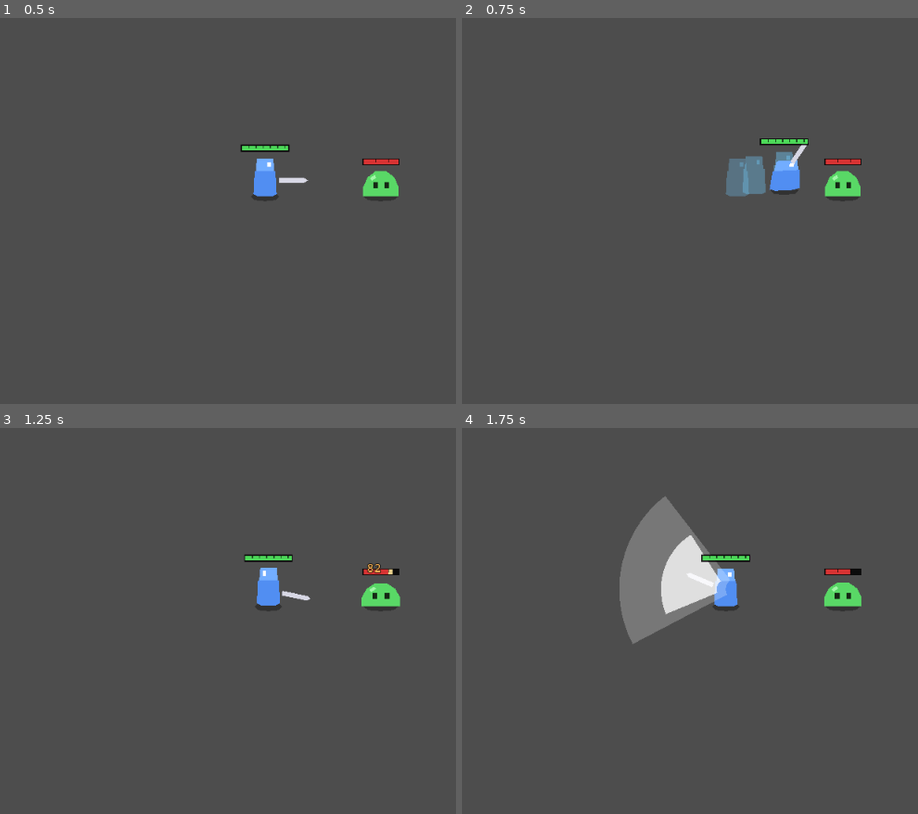
Above: before the commit, frames 1-4 (two rows, left to right).
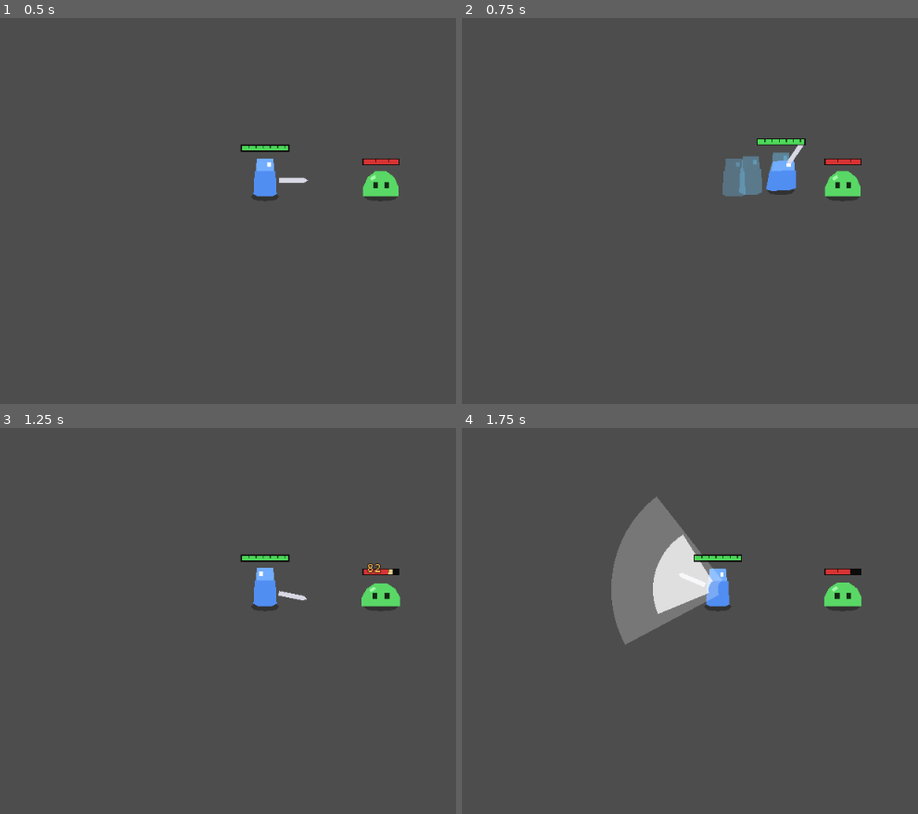
Above: after the commit, the same moments.

Repository: RyanAndrewsJR/uhgame
Game: Godot game, scene res://scenes/tests/audio_test.tscn
The game is run twice, just before and just after one commit, with the same random seed, the same clock (stepped at 60 frames per second) and the same inputs. This scene is started directly instead of the project's main scene.
Inputs (mouse positions are in pixels of both pictures, inside the frame that each line leads up to):
- Up to frame 1 (0.5 s): no input
- Up to frame 2 (0.75 s): tap Enter at 0.5 s; move the mouse to (890, 176) at 0.52 s; hold D (move_right) from 0.53 s (still down); tap E (ability_e) at 0.6 s
- Up to frame 3 (1.25 s): keep holding D (move_right)
- Up to frame 4 (1.75 s): move the mouse to (580, 628) at 1.27 s; release D (move_right) at 1.28 s; hold S (move_down) from 1.28 s (still down); tap Q (ability_q) at 1.35 s

Frame 1 is identical in both runs. In frame 2, 0.7% of the frame differs, in the area x 57-77%, y 31-47%; in frame 3, 0.3%; in frame 4, 2.4%, in the area x 32-64%, y 17-57%.

Commit message:
Combat cleanup; removed unused modules

Diff:
--- a/game/data/units/knight.tres
+++ b/game/data/units/knight.tres
@@ -10,4 +10,6 @@
 resource_regen = 6.0
 attack_damage = 64.0
 base_attack_speed = 0.7
-move_speed = 560.0
+crit_chance = 0.25
+life_steal = 0.01
+move_speed = 375.0
--- a/game/scripts/combat/hit_context.gd
+++ b/game/scripts/combat/hit_context.gd
@@ -59,8 +59,9 @@
 ## (COMBAT C9). Blocked hits apply none.
 var statuses: Array[StatusEffect] = []
 var feel: Feel = Feel.NONE
-## Makes the damage number stand out. Kept from take_damage(highlight)
-## until abilities build their own contexts.
+## Set by take_damage(highlight), empowered hits and projectiles. Since C6
+## damage numbers don't read it (size and color come from the hit); kept
+## for tests and later UI.
 var highlight: bool = false
 ## The swing's or ability's own hit sound (AUDIO.md); CombatSounds plays it
 ## once per swing or cast. null = HitFeel's sound for the hit's tier.
--- a/game/scripts/ui/damage_number.gd
+++ b/game/scripts/ui/damage_number.gd
@@ -13,8 +13,6 @@
 var color: Color = Color.WHITE
 ## 0 = worked out from the amount and kind.
 var font_size: int = 0
-## Kept from before C6: the old path (Unit._spawn_damage_number) sets these.
-var big: bool = false
 
 var _age: float = 0.0
 
@@ -78,6 +76,4 @@
 			return style.dot_font_size
 		Kind.CRIT:
 			return style.get_font_size(amount) + style.crit_size_bonus
-	if big:
-		return 13   # the old ability highlight (pre-C6 path)
 	return style.get_font_size(amount)
--- a/game/scripts/units/unit.gd
+++ b/game/scripts/units/unit.gd
@@ -156,7 +156,7 @@
 
 # --- Damage -------------------------------------------------------------------
 
-## `highlight` makes the damage number stand out (abilities, empowered hits).
+## `highlight` is copied to the HitContext (numbers don't read it since C6).
 ## A thin wrapper over the hit pipeline (COMBAT.md): `amount` is already
 ## scaled, so it enters at mitigation as PHYSICAL damage that can't crit.
 ## New code builds a HitContext and calls HitPipeline.resolve() instead.
@@ -420,23 +420,6 @@
 	parent.add_child(n)
 
 
-## The pre-C6 number (kept, unused since C6; delete after Ryan confirms C6).
-func _spawn_damage_number(amount: float, highlight: bool = false) -> void:
-	var n := Label.new()
-	n.set_script(DamageNumber)
-	var col := Color(1, 1, 1)
-	if team == Team.PLAYER:
-		col = Color(1, 0.35, 0.3)
-	elif highlight:
-		col = Color(1, 0.65, 0.2)
-	n.set("color", col)
-	n.set("big", highlight)
-	n.text = str(roundi(amount))
-	var parent := get_parent() as Node2D
-	n.position = parent.to_local(get_center() + Vector2(randf_range(-6, 6), -get_gameplay_radius_px() * 0.8))
-	parent.add_child(n)
-
-
 # --- Death --------------------------------------------------------------------
 
 func _on_died() -> void:
Not shown, changed: CLAUDE.md
Not shown, changed: docs/CHANGELOG.md
Not shown, changed: docs/COMBAT.md
